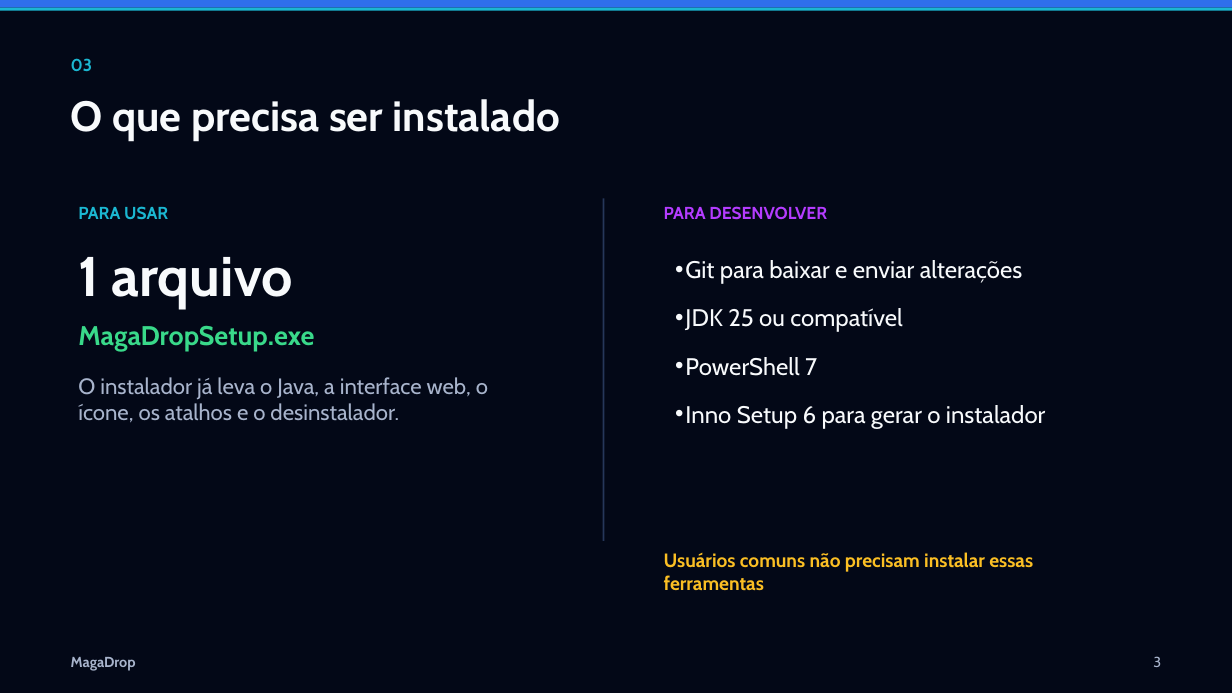
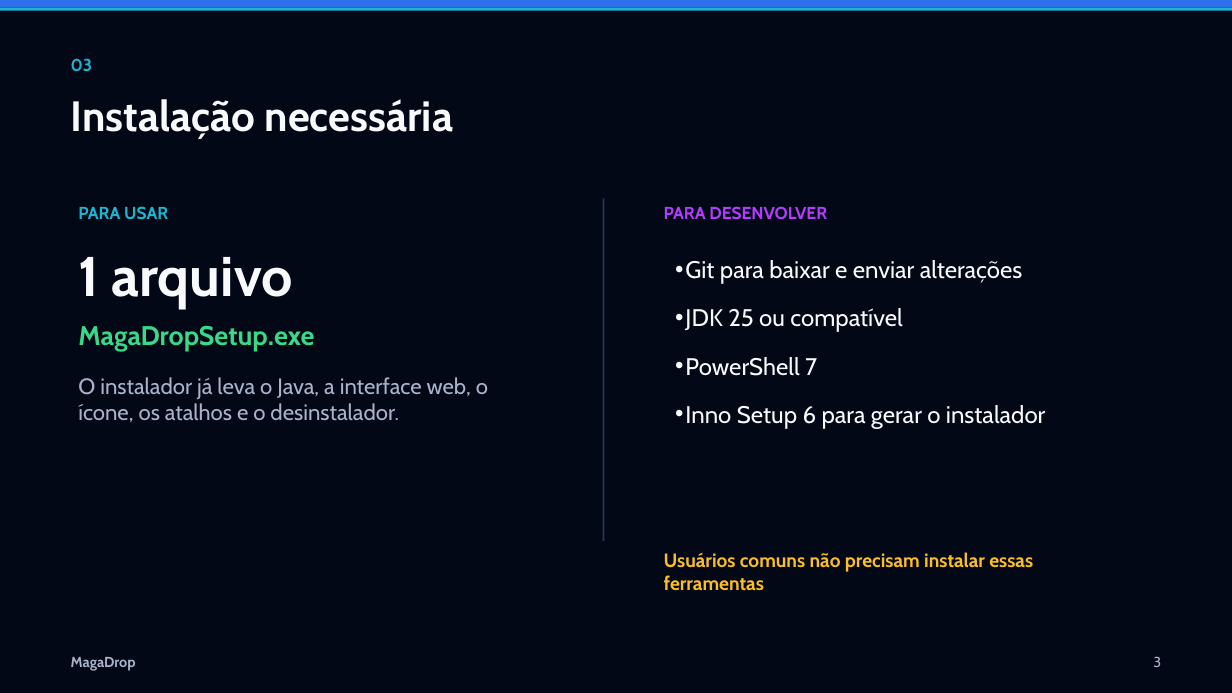
Before and after one commit to MagaGabriel/MagaDrop, a slide deck: slide 3 of apresentacao/APRESENTACAO_MAGADROP.pptx. Drawn at 1232x693 pixels with LibreOffice and Linux fonts; fonts in the diff are those of the drawing. Boxes give left, top, right and bottom in pixels: in the first picture for what was removed or moved away, otherwise in the second. Text is boxed around its words. In the diff, an @@ line names an element or a change of style, - is before the commit and + after.

```diff
--- a/apresentacao/APRESENTACAO_MAGADROP.pptx
+++ b/apresentacao/APRESENTACAO_MAGADROP.pptx
@@ text at [71, 99, 453, 139]: text changed @@
-O que precisa ser instalado
+Instalação necessária
```
Also in this commit, not shown: 1 other slide changed, 5 other files.
